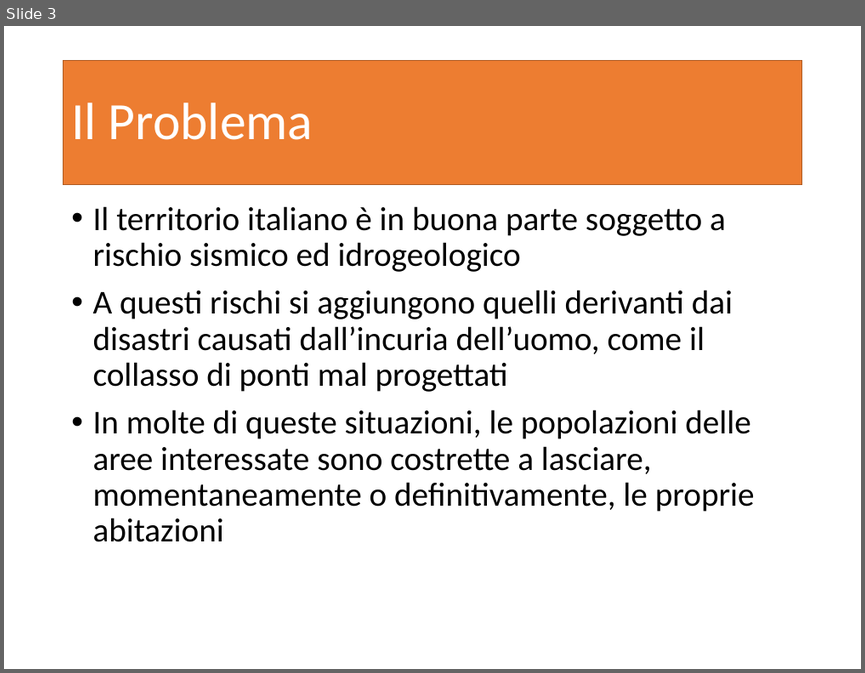
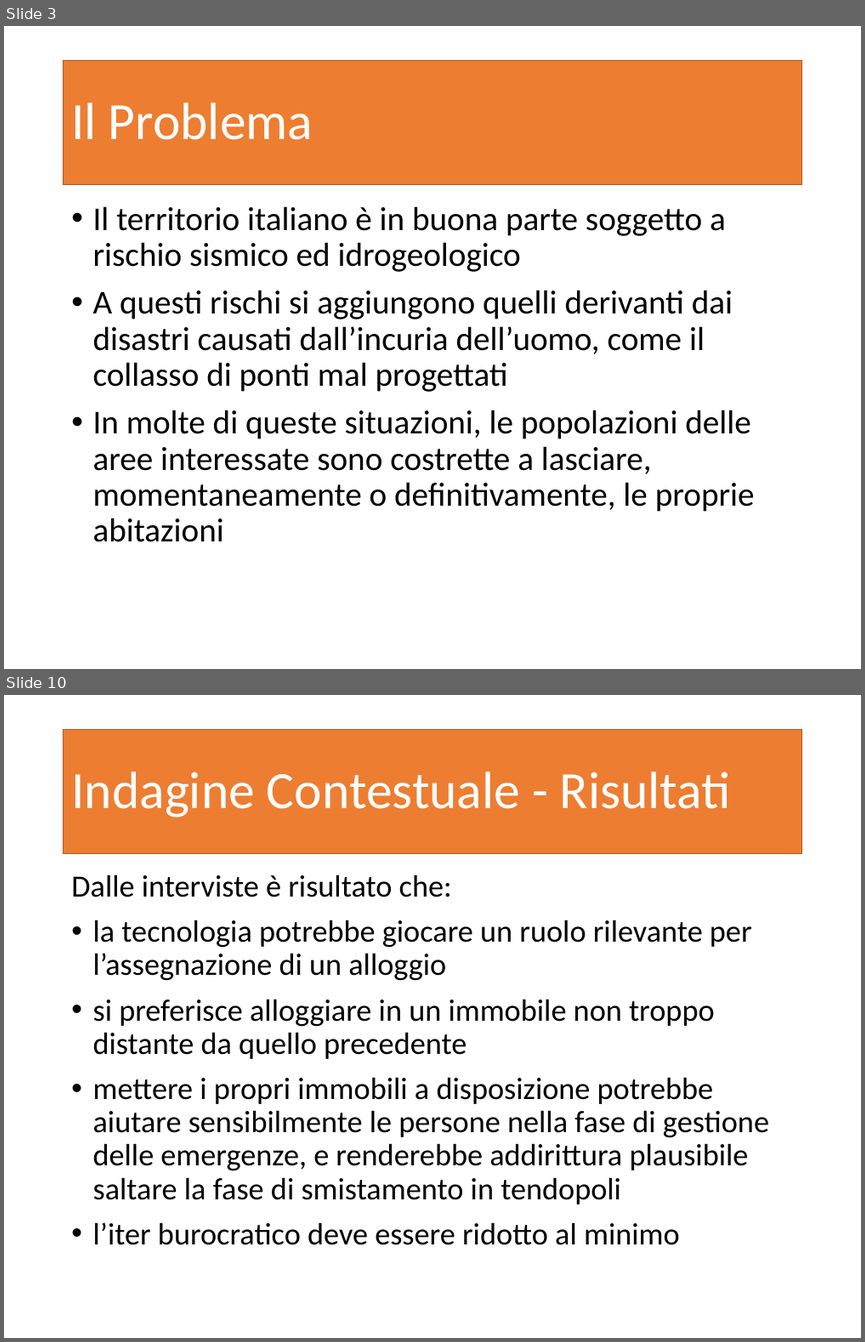
Before and after one commit to garjilius/ShareMyHouse, a slide deck: Documentazione/PresentazioneShareMyHouse.pptx. Shown one above the other, each under a label of ours: slide 3 before the commit, slides 3 and 10 after it; the slides between them are not shown. The pictures are 865x673 and 865x1342 pixels, drawn with LibreOffice and Linux fonts; fonts in the diff are those of the drawing. Boxes give left, top, right and bottom in pixels: in the first picture for what was removed or moved away, otherwise in the second. Text is boxed around its words. In the diff, an @@ line names an element or a change of style, - is before the commit and + after.

Commit message:
Parte di Analisi del Problema nella presentazione

```diff
--- a/Documentazione/PresentazioneShareMyHouse.pptx
+++ b/Documentazione/PresentazioneShareMyHouse.pptx
@@ slide 10 added at <box>4,695,861,1338</box>, background #FFFFFF @@
@@ title added at <box>64,729,801,853</box>, fill #ED7D31, outline #AF5C24 1 pt, 44 pt, text #FFFFFF @@
+Indagine Contestuale - Risultati
@@ text added at <box>71,874,769,1245</box>, 25.9 pt, text #000000 @@
+Dalle interviste è risultato che:
+• la tecnologia potrebbe giocare un ruolo rilevante per l’assegnazione di un alloggio
+• si preferisce alloggiare in un immobile non troppo distante da quello precedente
+• mettere i propri immobili a disposizione potrebbe aiutare sensibilmente le persone nella fase di gestione delle emergenze, e renderebbe addirittura plausibile saltare la fase di smistamento in tendopoli
+• l’iter burocratico deve essere ridotto al minimo
```
Also in this commit, not shown: 1 slide changed, 15 other slides added, 2 other files.
